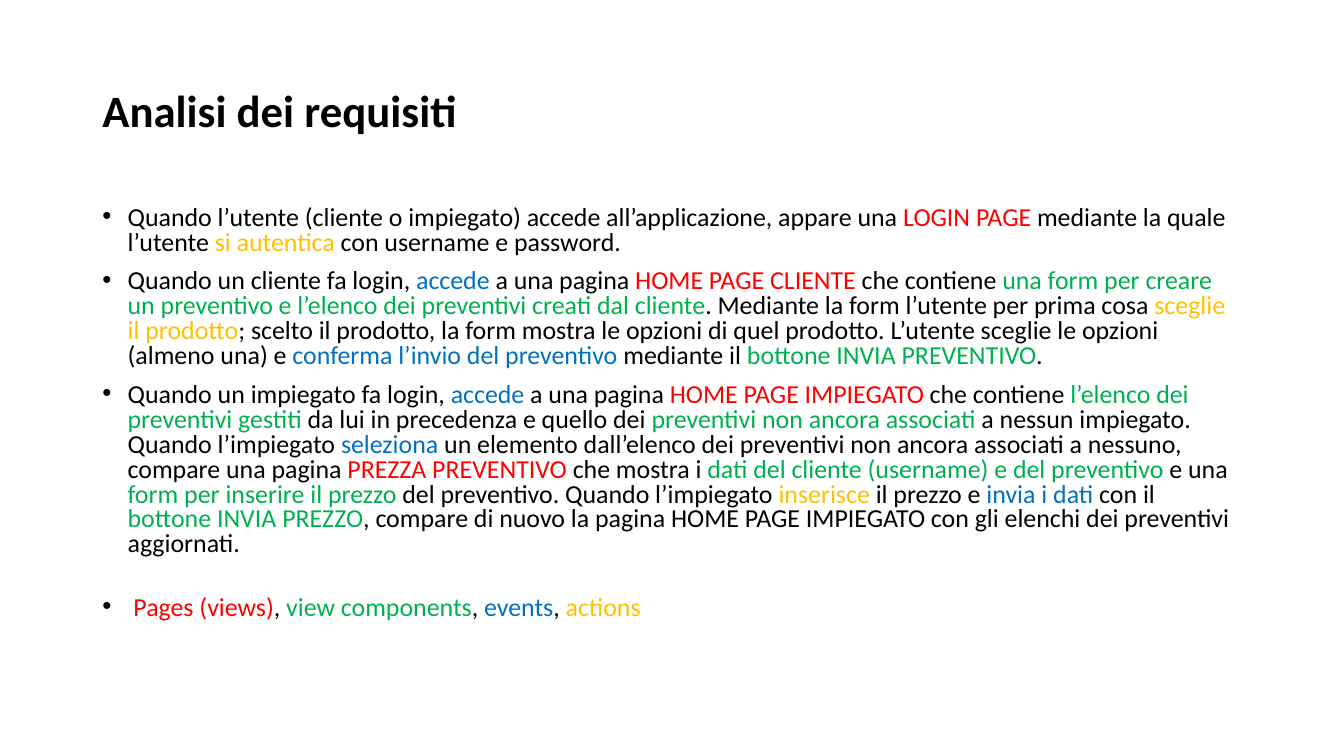
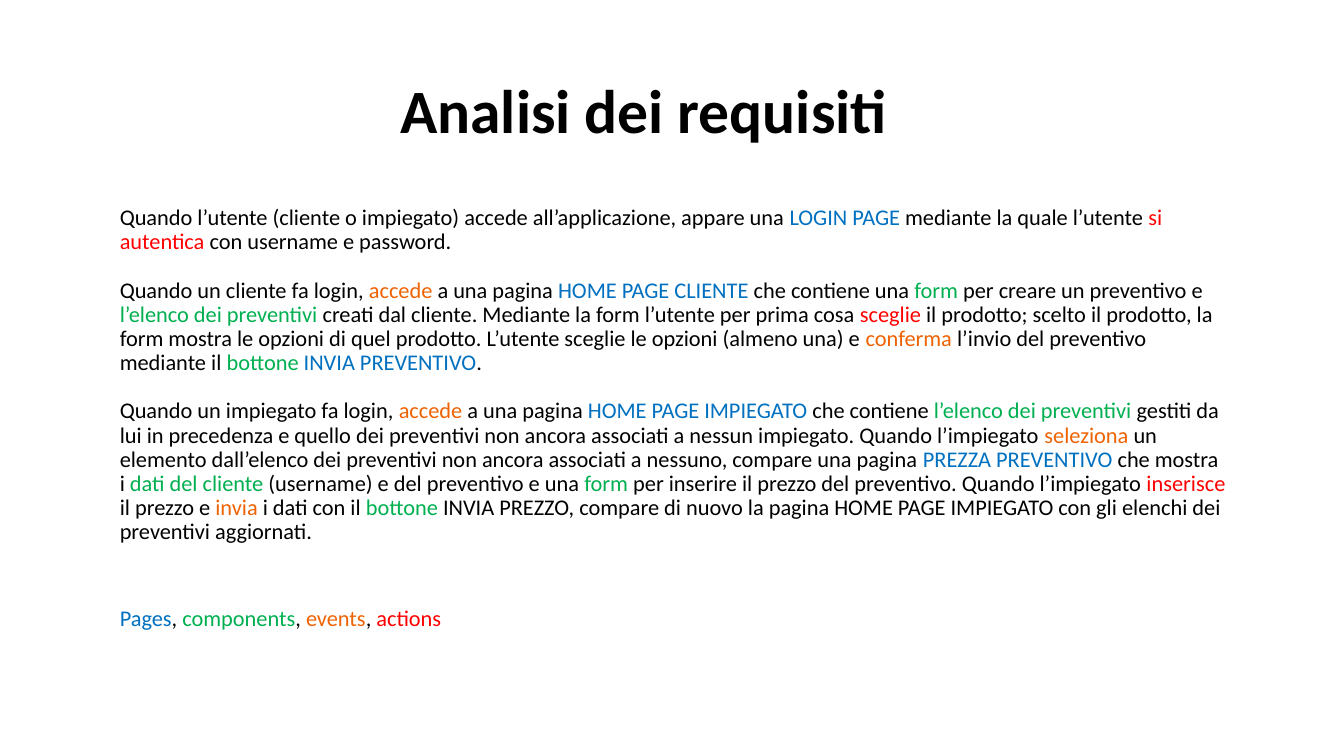
Before and after one commit to riccardopaltrinieri/Quotations-Web-App, a slide deck: slide 5 of Gestione Preventivi.pptx (slide 4 before the commit). Drawn at 1344x756 pixels with LibreOffice and Linux fonts; fonts in the diff are those of the drawing. Boxes give left, top, right and bottom in pixels: in the first picture for what was removed or moved away, otherwise in the second. Text is boxed around its words. In the diff, an @@ line names an element or a change of style, - is before the commit and + after.

```diff
--- a/Gestione Preventivi.pptx
+++ b/Gestione Preventivi.pptx
@@ title "Analisi dei requisiti": place and size @@
-title "Analisi dei requisiti" at box(102, 95, 456, 134)
+title "Analisi dei requisiti" at box(400, 89, 887, 143)
@@ title "Analisi dei requisiti" at box(400, 89, 887, 143): size 32 to 44 pt; alignment left to centre @@
@@ text at box(120, 209, 1225, 630): text changed; size 18.5 to 16 pt @@
-• Quando l’utente (cliente o impiegato) accede all’applicazione, appare una LOGIN PAGE mediante la quale l’utente si autentica con username e password.
-• Quando un cliente fa login, accede a una pagina HOME PAGE CLIENTE che contiene una form per creare un preventivo e l’elenco dei preventivi creati dal cliente. Mediante la form l’utente per prima cosa sceglie il prodotto; scelto il prodotto, la form mostra le opzioni di quel prodotto. L’utente sceglie le opzioni (almeno una) e conferma l’invio del preventivo mediante il bottone INVIA PREVENTIVO.
-• Quando un impiegato fa login, accede a una pagina HOME PAGE IMPIEGATO che contiene l’elenco dei preventivi gestiti da lui in precedenza e quello dei preventivi non ancora associati a nessun impiegato. Quando l’impiegato seleziona un elemento dall’elenco dei preventivi non ancora associati a nessuno, compare una pagina PREZZA PREVENTIVO che mostra i dati del cliente (username) e del preventivo e una form per inserire il prezzo del preventivo. Quando l’impiegato inserisce il prezzo e invia i dati con il bottone INVIA PREZZO, compare di nuovo la pagina HOME PAGE IMPIEGATO con gli elenchi dei preventivi aggiornati.
-• Pages (views), view components, events, actions
+Quando l’utente (cliente o impiegato) accede all’applicazione, appare una LOGIN PAGE mediante la quale l’utente si autentica con username e password.
+Quando un cliente fa login, accede a una pagina HOME PAGE CLIENTE che contiene una form per creare un preventivo e l’elenco dei preventivi creati dal cliente. Mediante la form l’utente per prima cosa sceglie il prodotto; scelto il prodotto, la form mostra le opzioni di quel prodotto. L’utente sceglie le opzioni (almeno una) e conferma l’invio del preventivo mediante il bottone INVIA PREVENTIVO.
+Quando un impiegato fa login, accede a una pagina HOME PAGE IMPIEGATO che contiene l’elenco dei preventivi gestiti da lui in precedenza e quello dei preventivi non ancora associati a nessun impiegato. Quando l’impiegato seleziona un elemento dall’elenco dei preventivi non ancora associati a nessuno, compare una pagina PREZZA PREVENTIVO che mostra i dati del cliente (username) e del preventivo e una form per inserire il prezzo del preventivo. Quando l’impiegato inserisce il prezzo e invia i dati con il bottone INVIA PREZZO, compare di nuovo la pagina HOME PAGE IMPIEGATO con gli elenchi dei preventivi aggiornati.
+Pages, components, events, actions
```
Also in this commit, not shown: 3 other slides changed, 8 slides added, 16 other files.
